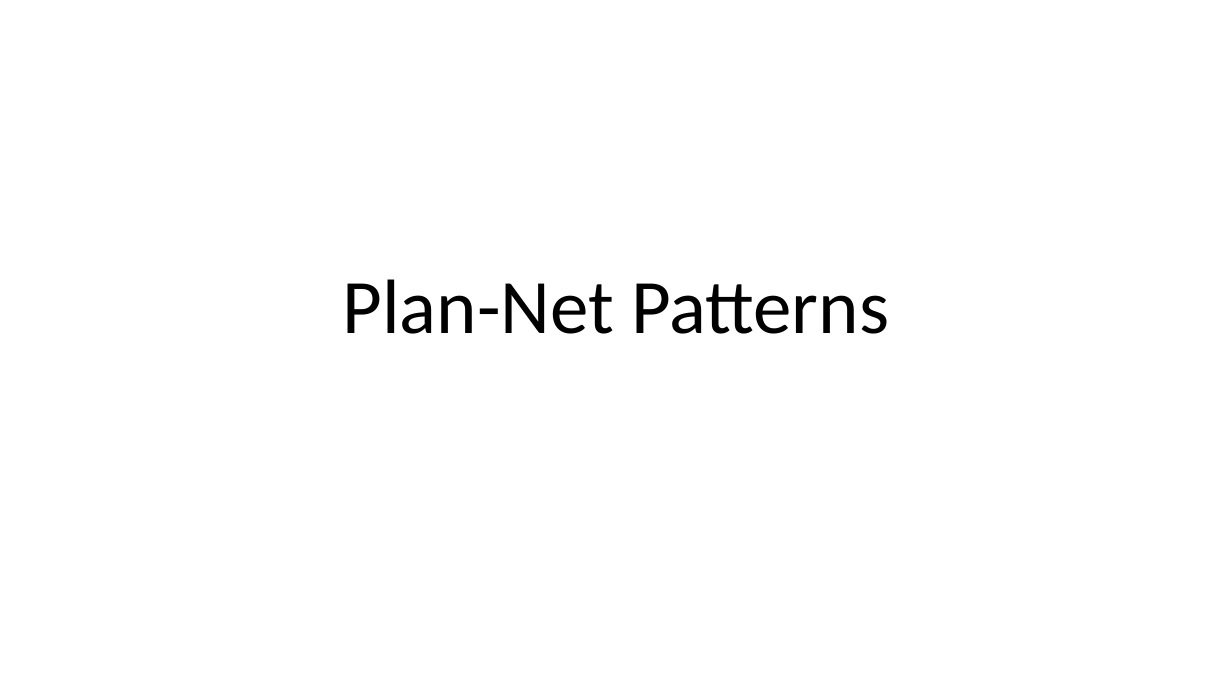
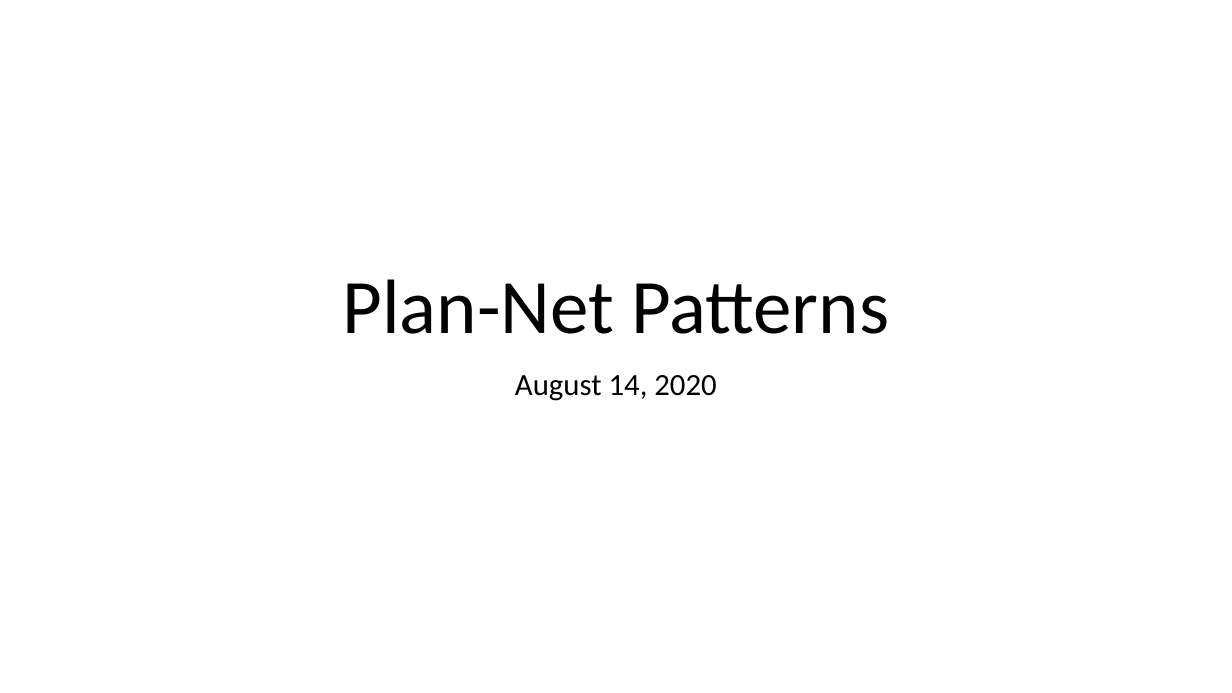
Before and after one commit to HL7/davinci-pdex-plan-net, a slide deck: slide 1 of fsh/ig-data/input/images/patterns.pptx. Drawn at 1232x693 pixels with LibreOffice and Linux fonts; fonts in the diff are those of the drawing. Boxes give left, top, right and bottom in pixels: in the first picture for what was removed or moved away, otherwise in the second. Text is boxed around its words. In the diff, an @@ line names an element or a change of style, - is before the commit and + after.

Commit message:
changed the names of the instances and aligned the pattern.pptx with the examples

```diff
--- a/fsh/ig-data/input/images/patterns.pptx
+++ b/fsh/ig-data/input/images/patterns.pptx
@@ subtitle added at [515, 375, 716, 401], 24 pt, text #000000 @@
+August 14, 2020
```
Also in this commit, not shown: 13 other slides changed, 1 slide added, 7 other files.
